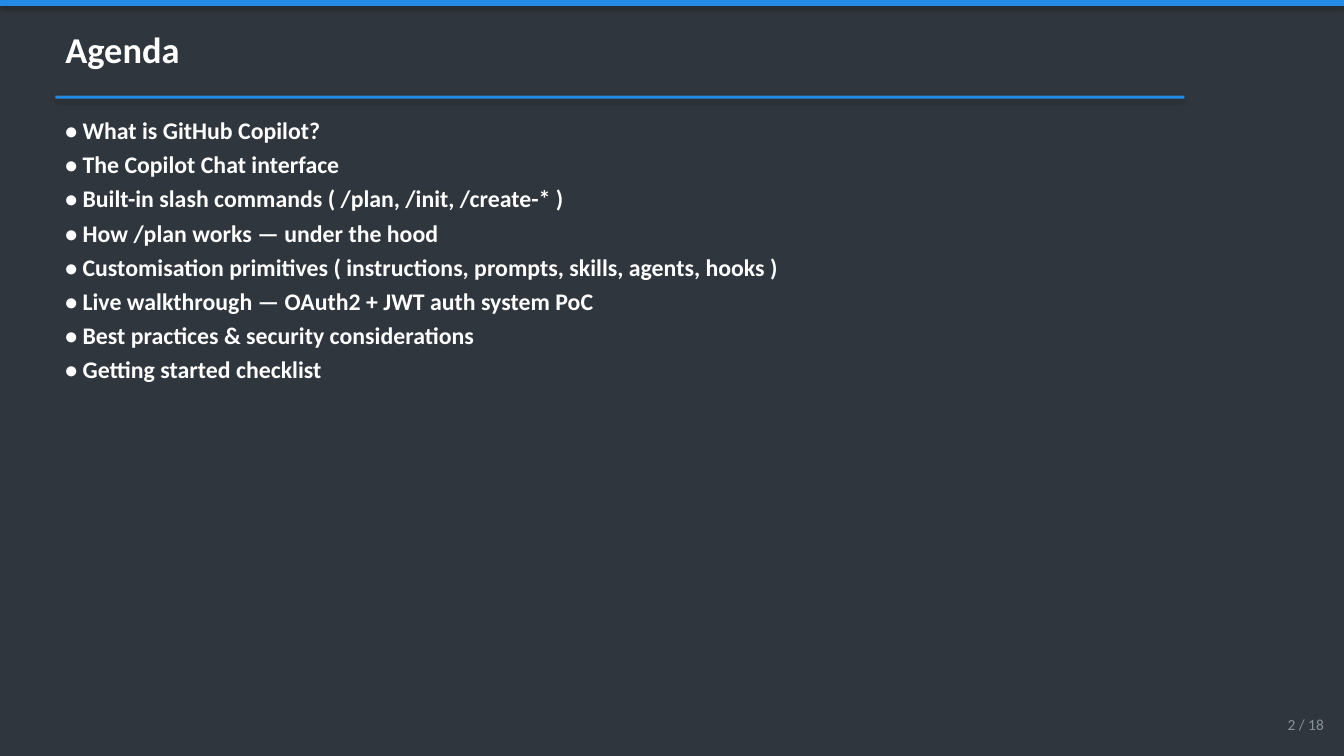
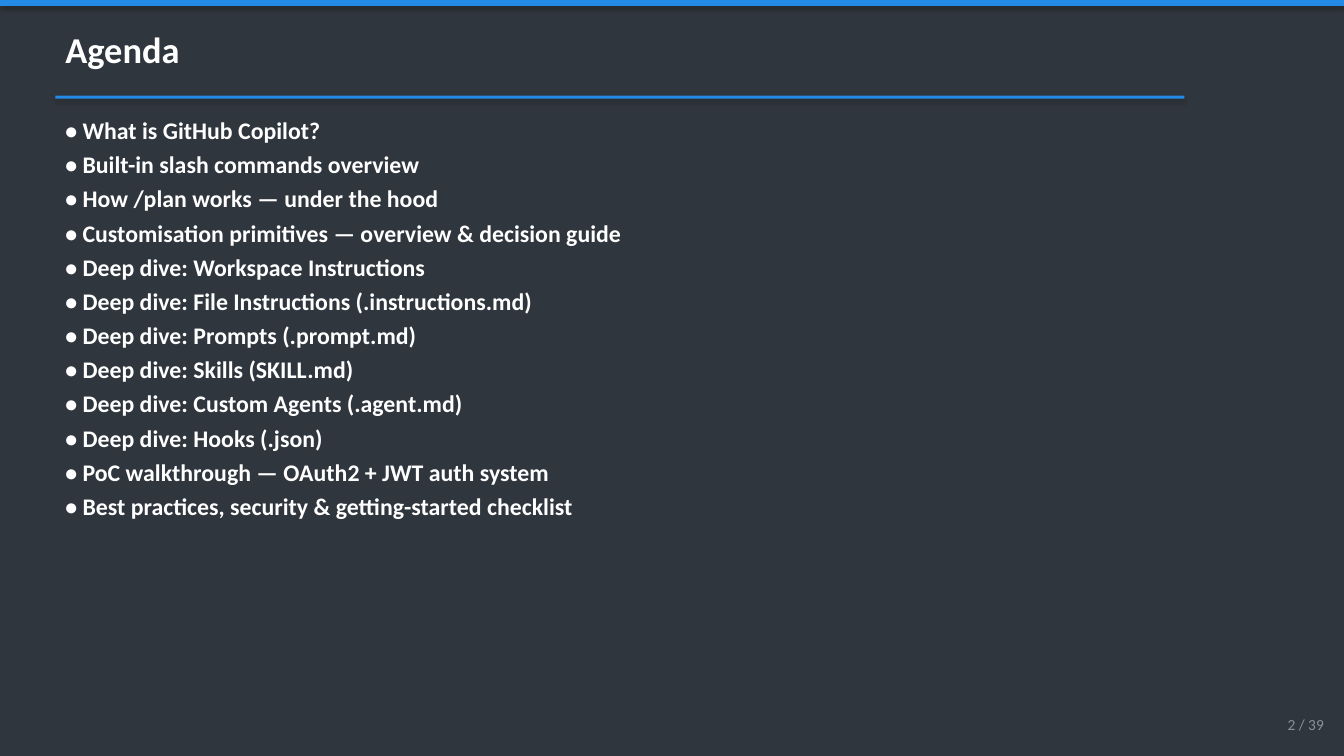
Before and after one commit to cyberkoolman/ghcp-poc-auth, a slide deck: slide 2 of docs/ghcp-getting-started.pptx. Drawn at 1344x756 pixels with LibreOffice and Linux fonts; fonts in the diff are those of the drawing. Boxes give left, top, right and bottom in pixels: in the first picture for what was removed or moved away, otherwise in the second. Text is boxed around its words. In the diff, an @@ line names an element or a change of style, - is before the commit and + after.

Commit message:
Expand presentation to 39 slides with annotated deep-dives per primitive

```diff
--- a/docs/ghcp-getting-started.pptx
+++ b/docs/ghcp-getting-started.pptx
@@ text at box(83, 156, 419, 173): text changed @@
-• The Copilot Chat interface
-• Built-in slash commands ( /plan, /init, /create-* )
+• Built-in slash commands overview
@@ text at box(83, 225, 621, 519): text changed @@
-• Customisation primitives ( instructions, prompts, skills, agents, hooks )
-• Live walkthrough — OAuth2 + JWT auth system PoC
-• Best practices & security considerations
-• Getting started checklist
+• Customisation primitives — overview & decision guide
+• Deep dive: Workspace Instructions
+• Deep dive: File Instructions (.instructions.md)
+• Deep dive: Prompts (.prompt.md)
+• Deep dive: Skills (SKILL.md)
+• Deep dive: Custom Agents (.agent.md)
+• Deep dive: Hooks (.json)
+• PoC walkthrough — OAuth2 + JWT auth system
+• Best practices, security & getting-started checklist
@@ text at box(1288, 720, 1324, 730): text changed @@
-2 / 18
+2 / 39
```
Also in this commit, not shown: 13 other slides changed, 20 slides added, 1 other file.
